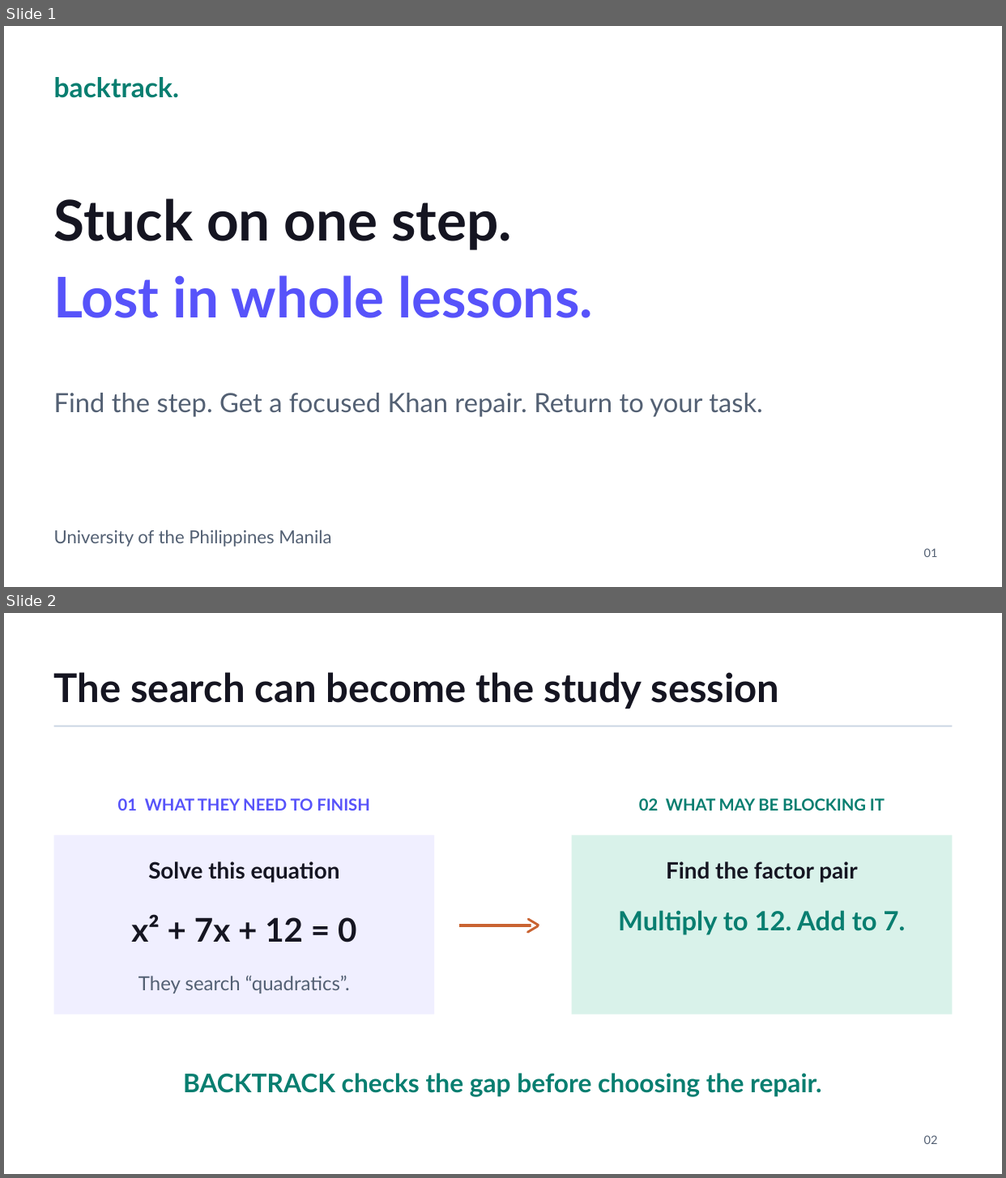
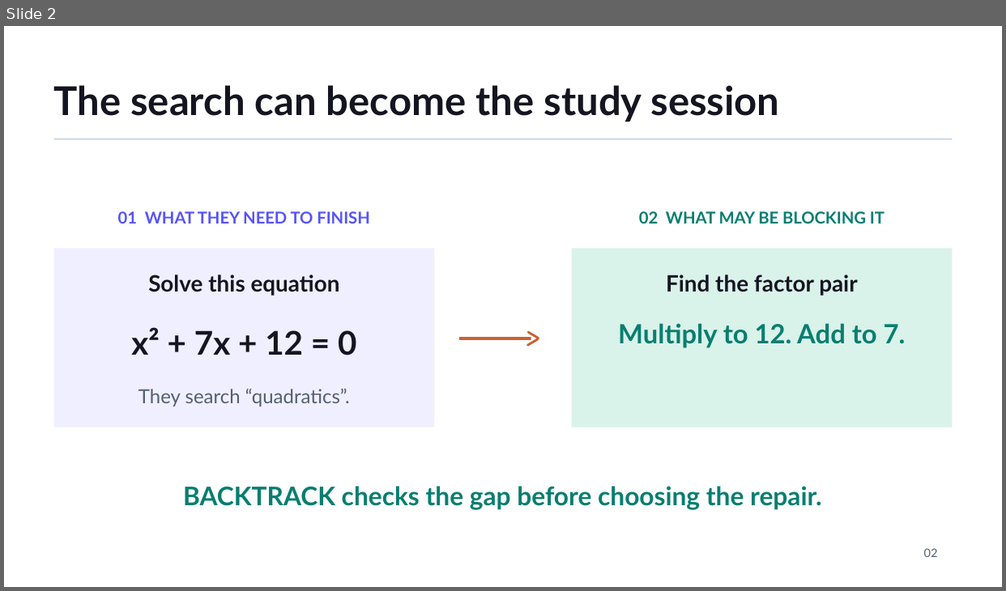
Before and after one commit to KhanAcademy-Backtrack/KhanAcademy-Backtrack-Demo, a slide deck: output/BACKTRACK_KEIC_2026.pptx. Shown one above the other, each under a label of ours: slides 1 and 2 before the commit, slide 2 after it. The pictures are 1006x1178 and 1006x591 pixels, drawn with LibreOffice and Linux fonts; fonts in the diff are those of the drawing; background and template pictures are left out. Boxes give left, top, right and bottom in pixels: in the first picture for what was removed or moved away, otherwise in the second. Text is boxed around its words. In the diff, an @@ line names an element or a change of style, - is before the commit and + after.

```diff
--- a/output/BACKTRACK_KEIC_2026.pptx
+++ b/output/BACKTRACK_KEIC_2026.pptx
@@ slide 1 removed at bbox=[4, 26, 1002, 587], background picture (left out) @@
@@ text removed at bbox=[54, 77, 180, 98] @@
-backtrack.
@@ text removed at bbox=[54, 199, 513, 250] @@
-Stuck on one step.
@@ text removed at bbox=[54, 275, 593, 318] @@
-Lost in whole lessons.
@@ text removed at bbox=[54, 393, 763, 417] @@
-Find the step. Get a focused Khan repair. Return to your task.
@@ text removed at bbox=[54, 530, 331, 547] @@
-University of the Philippines Manila
@@ text removed at bbox=[924, 548, 938, 557] @@
-01
```
Also in this commit, not shown: 3 slides changed, 1 slide added, 2 other files.
